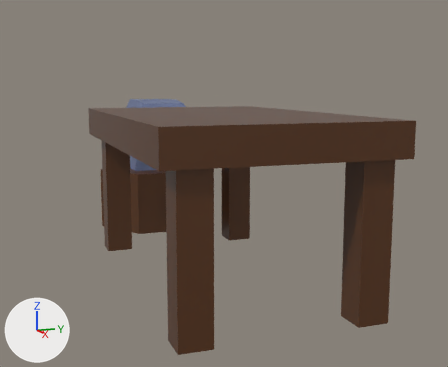
Renders of the Blender file assets/models/items.blend from each side of a commit.
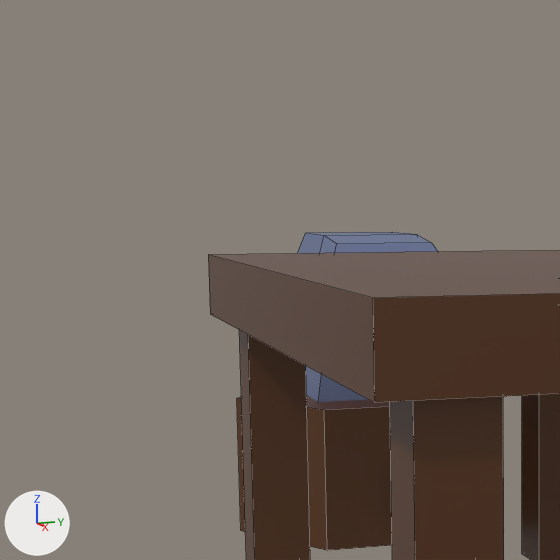
Each version appears first whole from a 50 mm lens placed at (7.65, -2.68, 2.57), pointed at (-3.73, 1.42, 0.64), and next in a close-up on the part from 0% to 53% of the width and 0% to 65% of the height. Lighting does not change. The marker at lower left points along +X, +Y and +Z. The close-ups show mesh edges as thin lines.
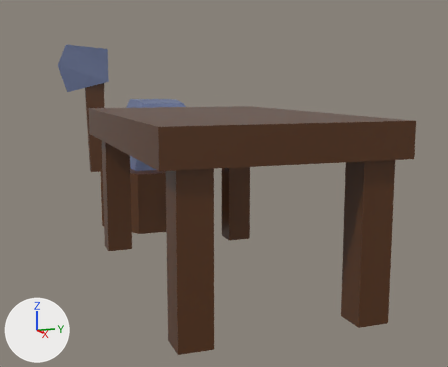
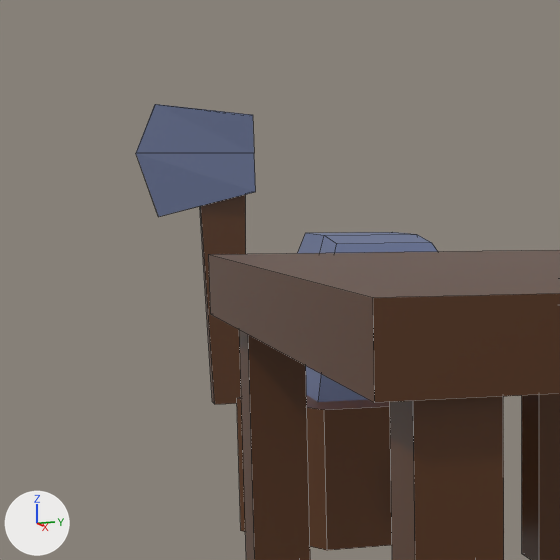
The newer file is also turned or shifted as a whole; pictures and numbers use the older file's frame.

Location of each change, [x1, y1, x2, y2] in pixels of the close-ups (560 x 560 px):
'Axe', added: after [136, 104, 256, 404]
    faces in mat_iron (blue #687499): [136, 104, 256, 217]
    faces in mat_wood (brown #5a3517): [200, 194, 246, 404]

Patch to the scene script:
```diff
--- a/assets/models/items.blend.py
+++ b/assets/models/items.blend.py
@@ me_cube @@
+me_cube.from_pydata([(-0.12, -0.2, 0.0), (-0.04, -0.29, 3.0), (-0.12, 0.2, 0.0), (-0.04, 0.29, 3.0), (0.12, -0.2, 0.0), (0.04, -0.29, 3.0), (0.12, 0.2, 0.0), (0.04, 0.29, 3.0), (0.0, -0.78, 2.34), (-0.03, -0.77, 3.69), (-0.16, 0.39, 2.64), (-0.13, 0.39, 3.58), (0.04, -0.78, 2.34), (0.0, -0.77, 3.69), (0.16, 0.39, 2.64), (0.13, 0.39, 3.58), (-0.02, -1.02, 3.11), (-0.13, 0.39, 3.11), (0.13, 0.39, 3.11), (0.02, -1.02, 3.11)], [], [(0, 1, 3, 2), (2, 3, 7, 6), (6, 7, 5, 4), (4, 5, 1, 0), (2, 6, 4, 0), (1, 5, 7, 3), (16, 9, 11, 17), (17, 11, 15, 18), (18, 15, 13, 19), (19, 13, 9, 16), (10, 14, 12, 8), (15, 11, 9, 13), (12, 19, 16, 8), (14, 18, 19, 12), (10, 17, 18, 14), (8, 16, 17, 10)])
+for i in [*range(6, 16)]: me_cube.polygons[i].material_index = 1
+me_cube.materials.append(mat_wood)  # brown #5a3517
+me_cube.materials.append(mat_iron)  # blue #687499
@@ ob_axe @@
+ob_axe = bpy.data.objects.new('Axe', me_cube)
+ob_axe.location = (-11.0, 0.0, 0.0)
```
